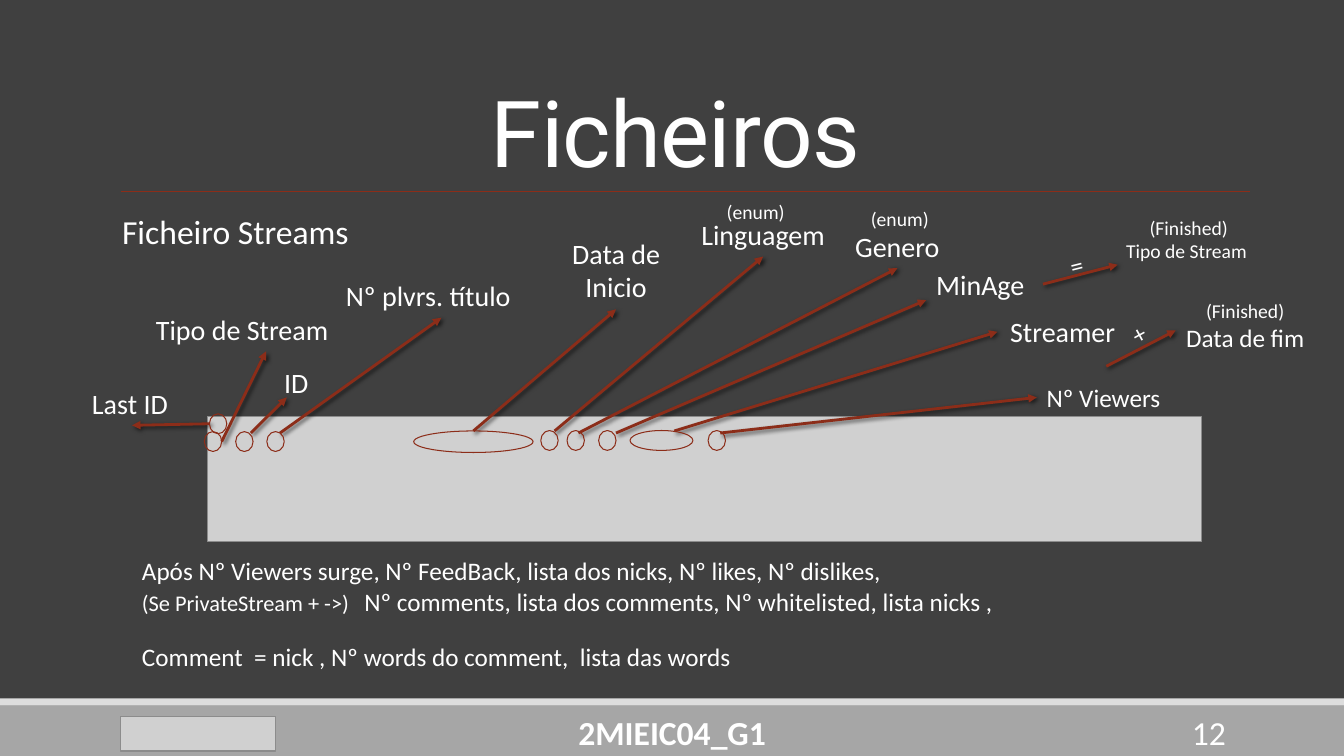
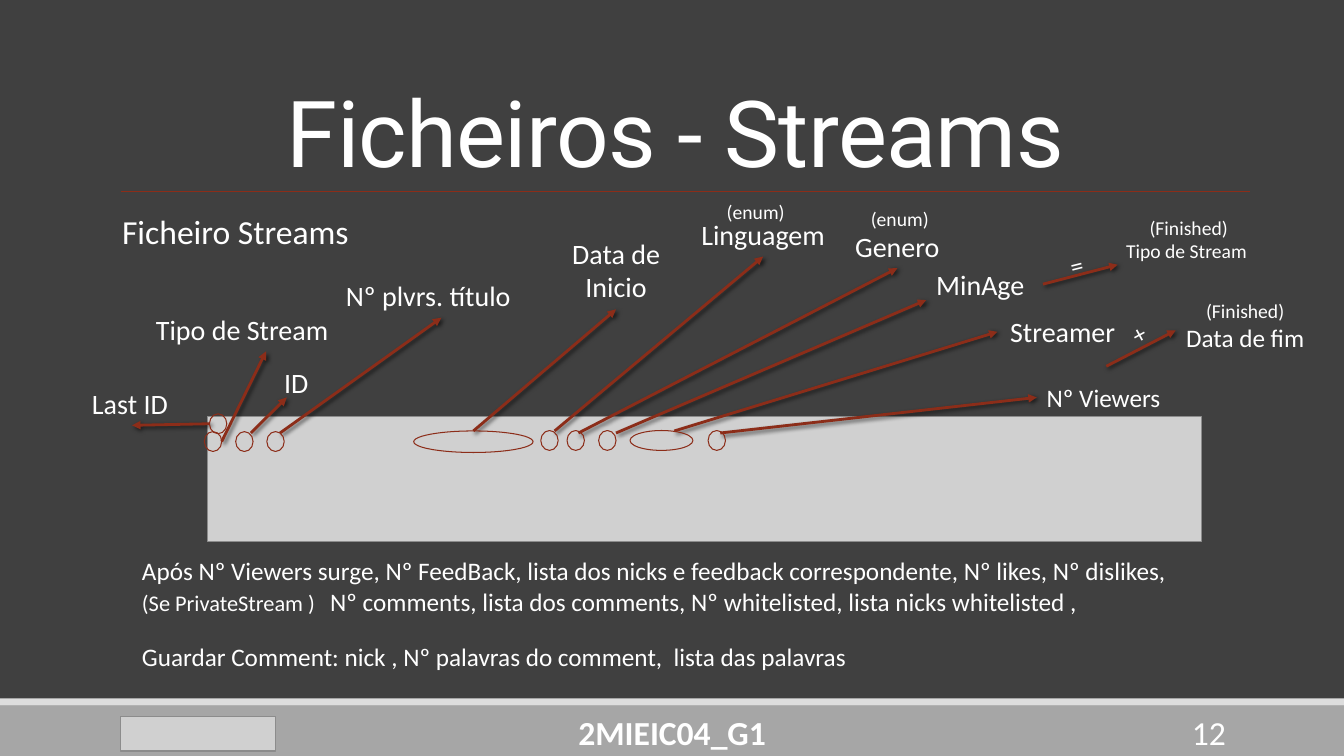
Before and after one commit to DoStini/FEUP-AEDA-proj, a slide deck: slide 12 of StreamZ_Apresentation4.pptx. Drawn at 1344x756 pixels with LibreOffice and Linux fonts; fonts in the diff are those of the drawing; grey boxes stand for pictures. Boxes give left, top, right and bottom in pixels: in the first picture for what was removed or moved away, otherwise in the second. Text is boxed around its words. In the diff, an @@ line names an element or a change of style, - is before the commit and + after.

Commit message:
Small changes to PPT

```diff
--- a/StreamZ_Apresentation4.pptx
+++ b/StreamZ_Apresentation4.pptx
@@ title at box(287, 97, 1064, 168): text changed @@
-Ficheiros
+Ficheiros - Streams
@@ text at box(142, 562, 1165, 614): text changed @@
-Após Nº Viewers surge, Nº FeedBack, lista dos nicks, Nº likes, Nº dislikes,
-(Se PrivateStream + ->) Nº comments, lista dos comments, Nº whitelisted, lista nicks ,
+Após Nº Viewers surge, Nº FeedBack, lista dos nicks e feedback correspondente, Nº likes, Nº dislikes,
+(Se PrivateStream ) Nº comments, lista dos comments, Nº whitelisted, lista nicks whitelisted ,
@@ text at box(142, 648, 845, 670): text changed @@
-Comment = nick , Nº words do comment, lista das words
+Guardar Comment: nick , Nº palavras do comment, lista das palavras
```
Also in this commit, not shown: 3 other slides changed, 1 slide added, 1 slide removed.
